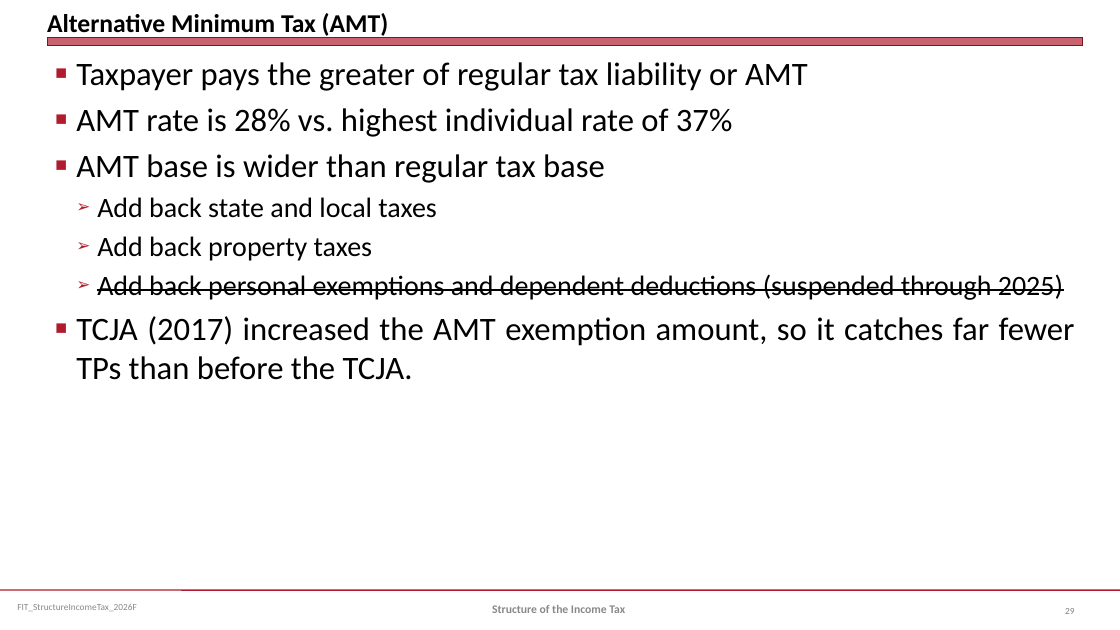
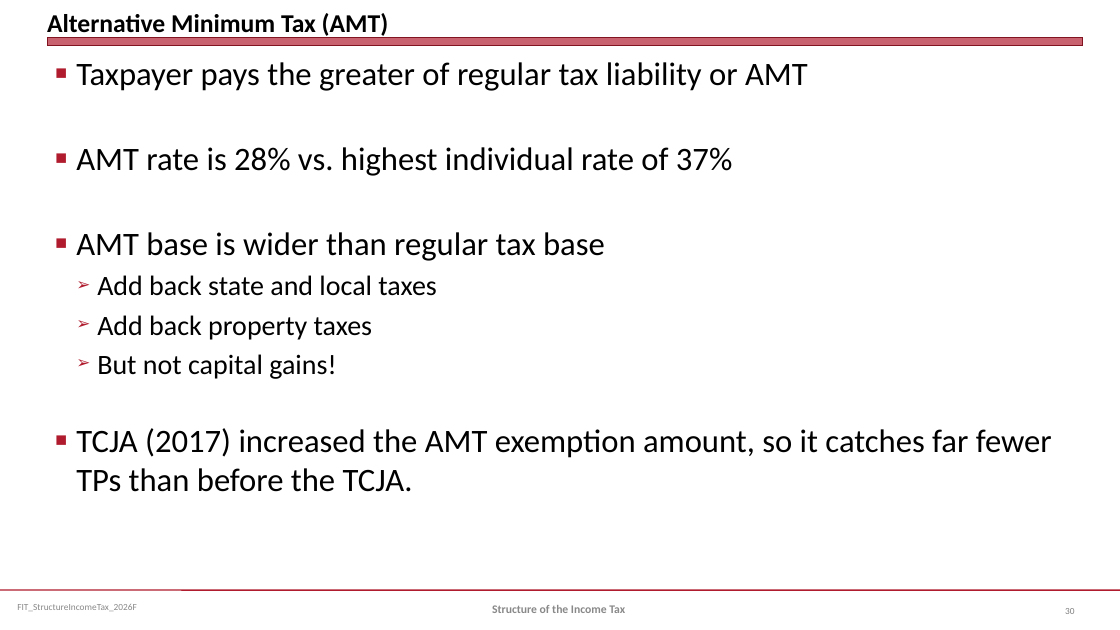
Before and after one commit to jmc877/Fed-Income-Tax, a slide deck: slide 30 of slides/FIT_StructureIncomeTax_2026F.pptx (slide 29 before the commit). Drawn at 1120x630 pixels with LibreOffice and Linux fonts; fonts in the diff are those of the drawing. Boxes give left, top, right and bottom in pixels: in the first picture for what was removed or moved away, otherwise in the second. Text is boxed around its words. In the diff, an @@ line names an element or a change of style, - is before the commit and + after.

```diff
--- a/slides/FIT_StructureIncomeTax_2026F.pptx
+++ b/slides/FIT_StructureIncomeTax_2026F.pptx
@@ text at (76, 62, 1052, 492): alignment justified to left @@
@@ text at (97, 354, 336, 379): text changed @@
-  ➢ Add back personal exemptions and dependent deductions (suspended through 2025)
+  ➢ But not capital gains!
```
Also in this commit, not shown: 3 other slides changed, 1 slide added.
